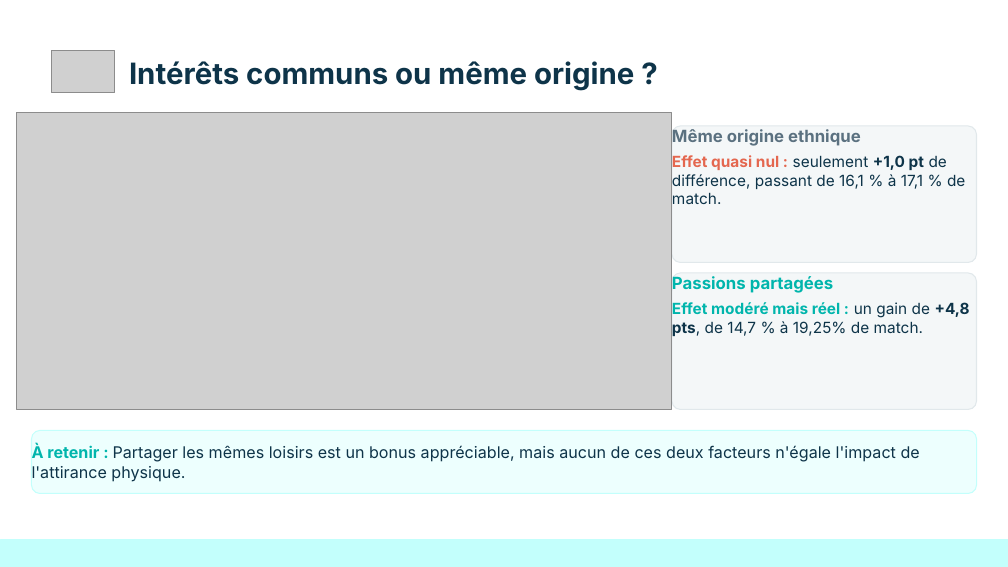
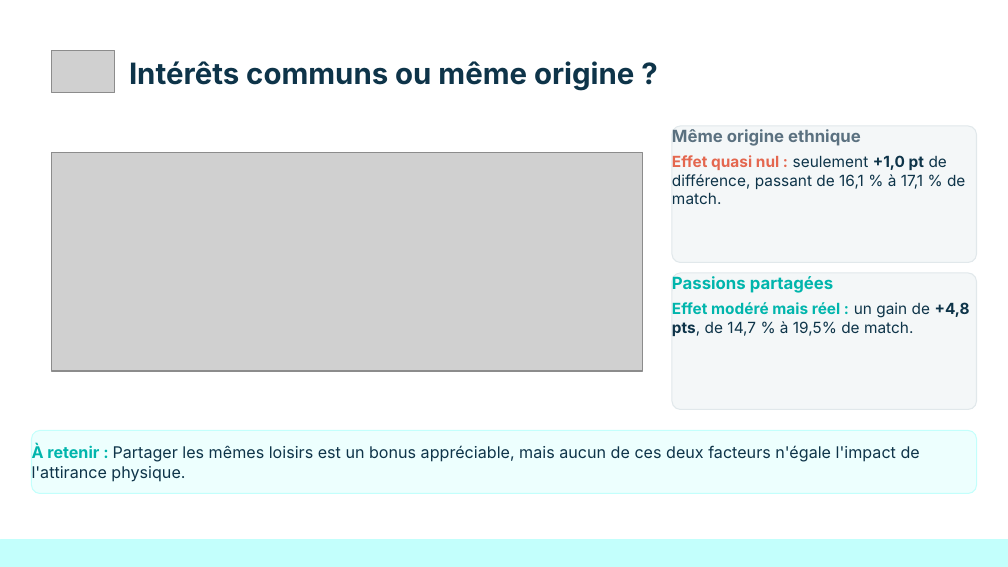
Before and after one commit to Elkristobal59/CERTIFICATION_CDSD, a slide deck: slide 5 of Bloc_2_Analyse_Exploratoire/Tinder/Tinder_presentation.pptx. Drawn at 1008x567 pixels with LibreOffice and Linux fonts; fonts in the diff are those of the drawing; grey boxes stand for pictures. Boxes give left, top, right and bottom in pixels: in the first picture for what was removed or moved away, otherwise in the second. Text is boxed around its words. In the diff, an @@ line names an element or a change of style, - is before the commit and + after.

```diff
--- a/Bloc_2_Analyse_Exploratoire/Tinder/Tinder_presentation.pptx
+++ b/Bloc_2_Analyse_Exploratoire/Tinder/Tinder_presentation.pptx
@@ picture: place and size @@
-picture at box(17, 112, 672, 409)
+picture at box(51, 152, 643, 371)
@@ text at box(672, 302, 970, 336): text changed @@
-Effet modéré mais réel : un gain de +4,8 pts, de 14,7 % à 19,25% de match.
+Effet modéré mais réel : un gain de +4,8 pts, de 14,7 % à 19,5% de match.
```
Also in this commit, not shown: 4 other slides changed, 1 other file.
